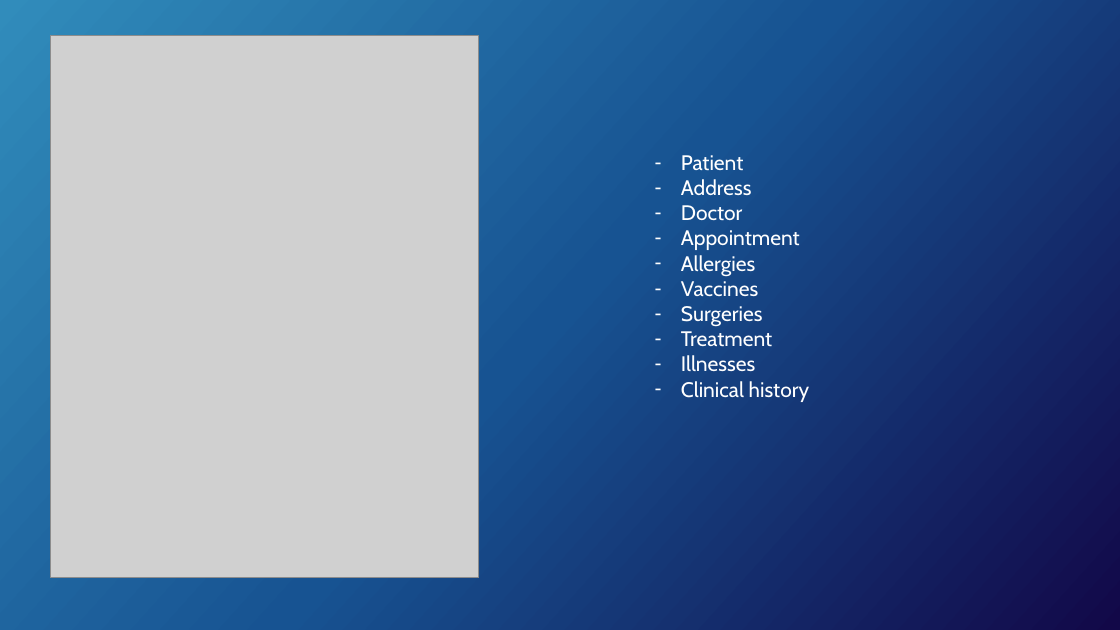
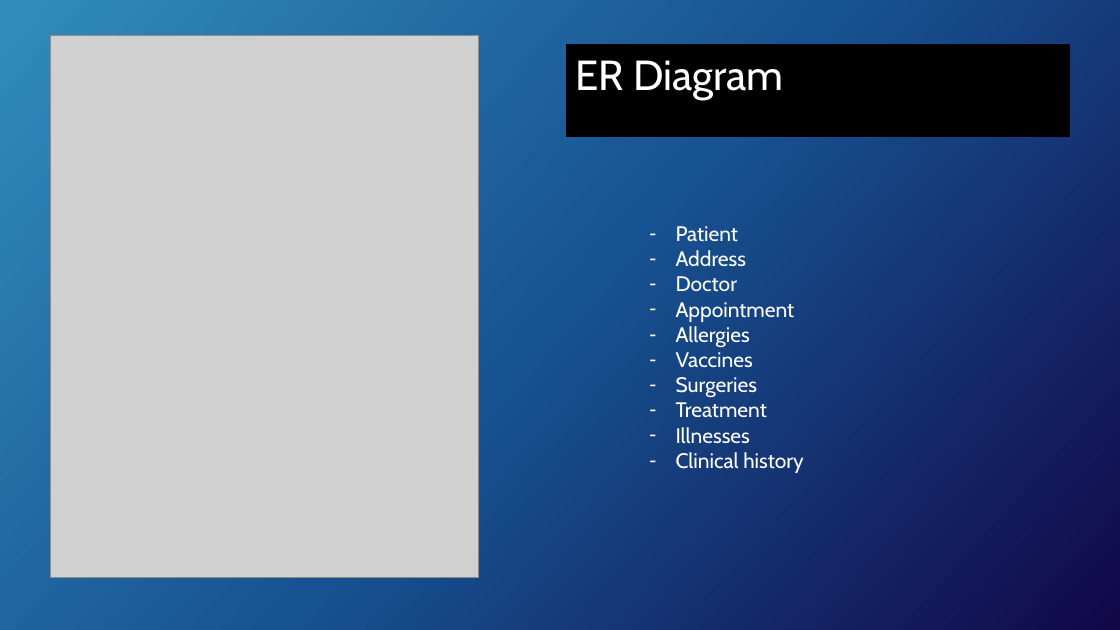
Before and after one commit to Andresss97/ClinicalHistory, a slide deck: slide 4 of doc/Babylon studio presentation.pptx. Drawn at 1120x630 pixels with LibreOffice and Linux fonts; fonts in the diff are those of the drawing; grey boxes stand for pictures. Boxes give left, top, right and bottom in pixels: in the first picture for what was removed or moved away, otherwise in the second. Text is boxed around its words. In the diff, an @@ line names an element or a change of style, - is before the commit and + after.

```diff
--- a/doc/Babylon studio presentation.pptx
+++ b/doc/Babylon studio presentation.pptx
@@ rectangle added at bbox=[567, 45, 1070, 137], fill #000000, outline #000000 0.75 pt, 36 pt, text #FFFFFF @@
+ER Diagram
@@ text "Patient": place and size @@
-text "Patient" at bbox=[681, 155, 809, 402]
+text "Patient" at bbox=[676, 226, 803, 473]
```
Also in this commit, not shown: 2 other slides changed, 3 slides added, 5 other files.
